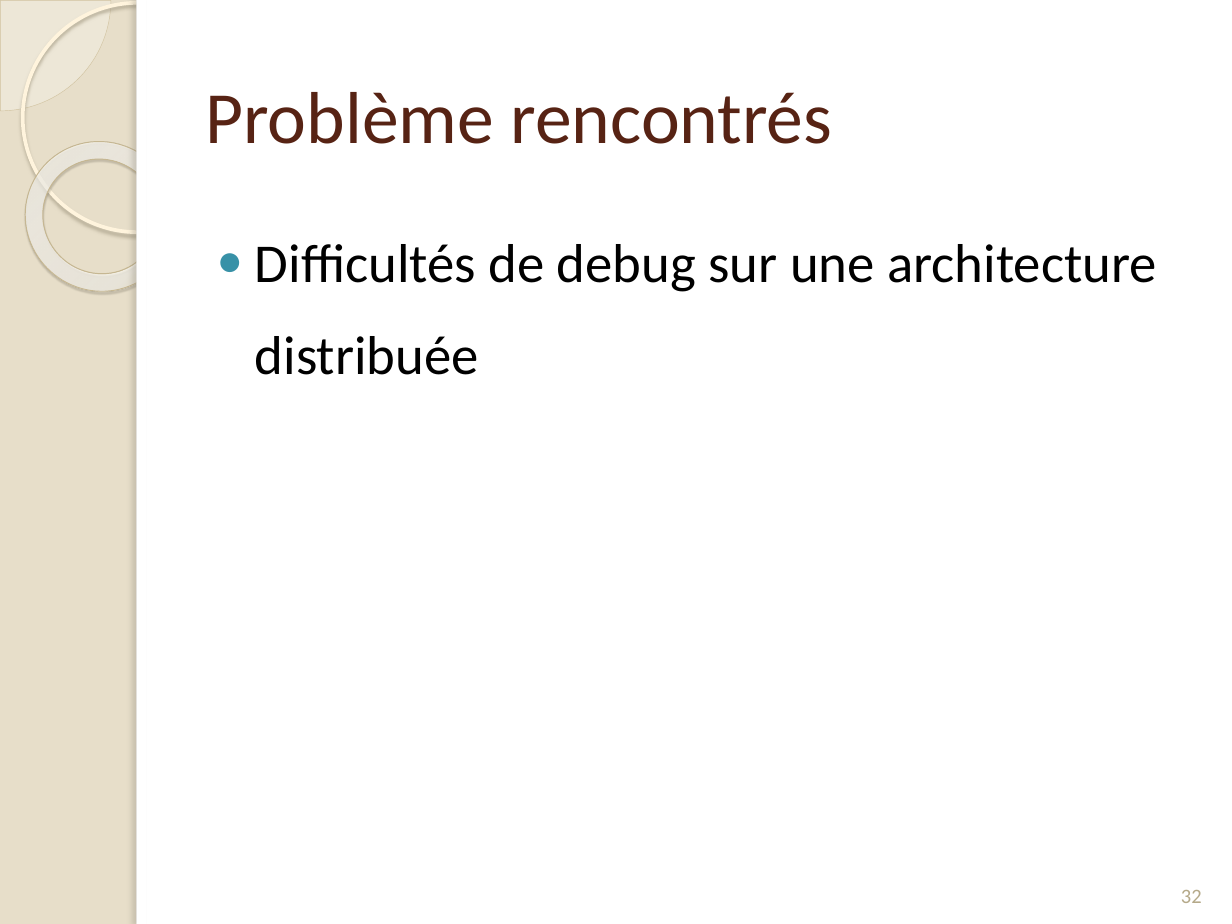
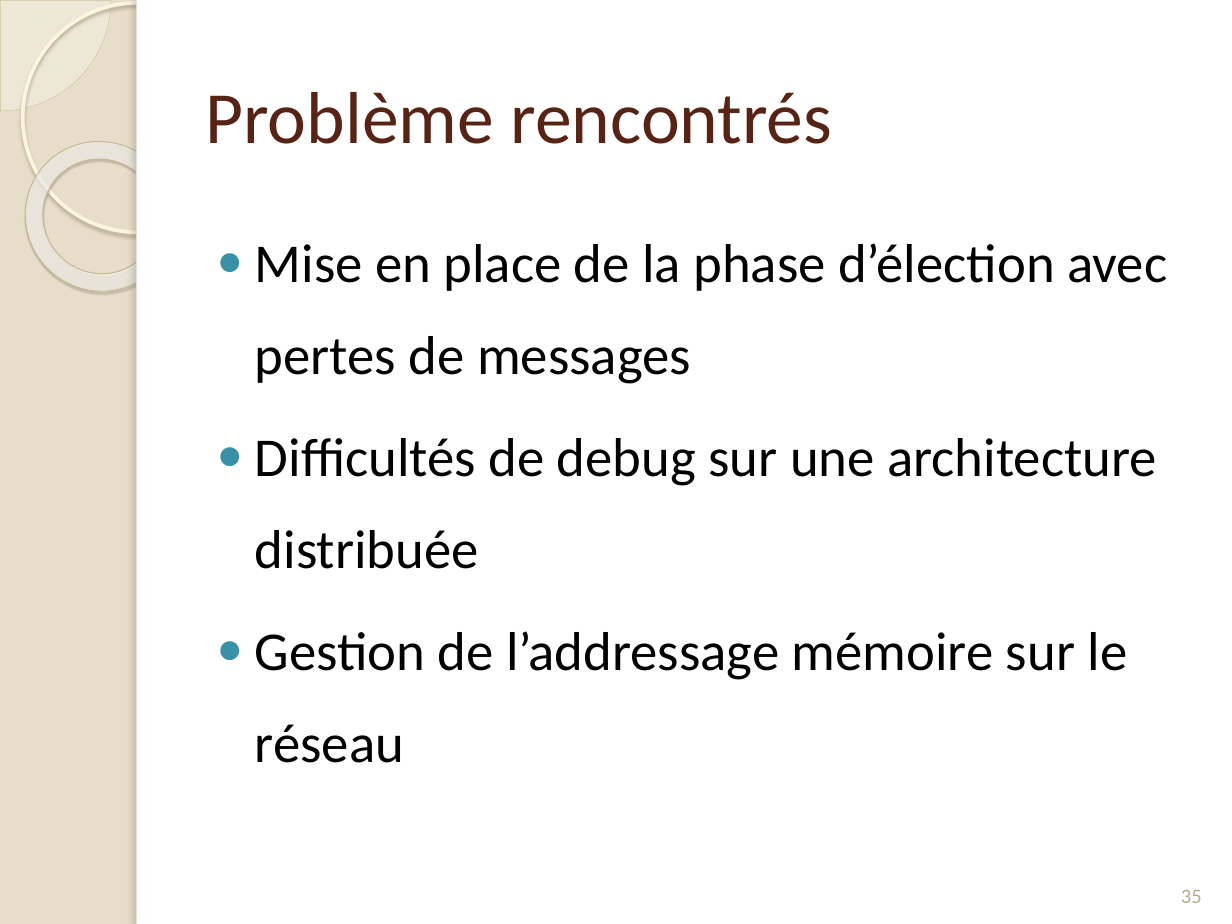
Before and after one commit to Origraena/moca, a slide deck: slide 36 of fmin212/Presentation/presAlgoDist.pptx (slide 33 before the commit). Drawn at 1232x924 pixels with LibreOffice and Linux fonts; fonts in the diff are those of the drawing. Boxes give left, top, right and bottom in pixels: in the first picture for what was removed or moved away, otherwise in the second. Text is boxed around its words. In the diff, an @@ line names an element or a change of style, - is before the commit and + after.

```diff
--- a/fmin212/Presentation/presAlgoDist.pptx
+++ b/fmin212/Presentation/presAlgoDist.pptx
@@ text at <box>255,243,1167,384</box>: paragraph added @@
+● Mise en place de la phase d’élection avec pertes de messages
@@ text at <box>255,631,1128,763</box>: paragraph added @@
+● Gestion de l’addressage mémoire sur le réseau
@@ page number at <box>1181,890,1202,903</box>: text changed @@
-32
+35
```
Also in this commit, not shown: 7 other slides changed, 3 slides added, 44 other files.
